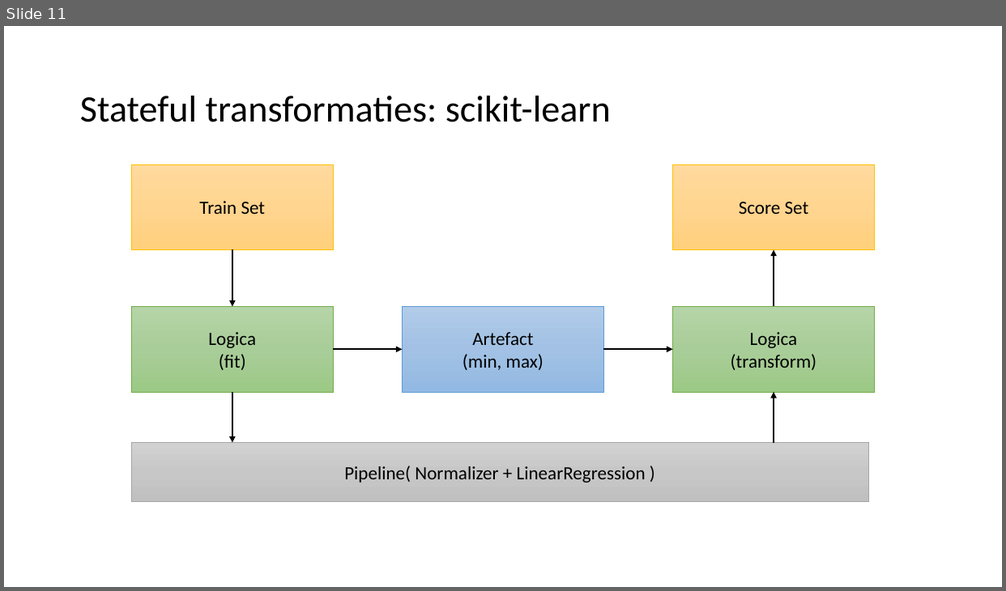
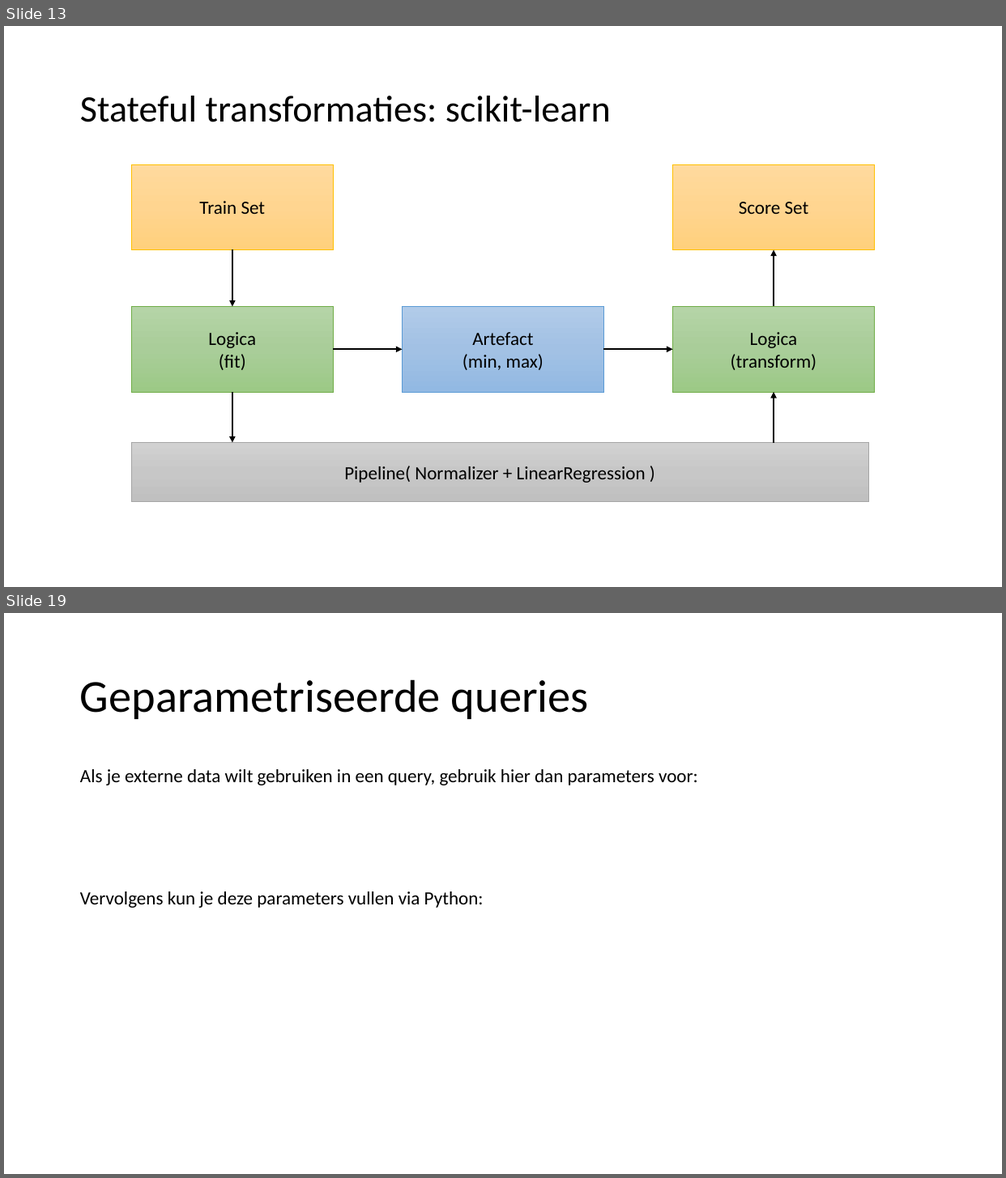
Before and after one commit to LFKoning/knowledge-sharing, a slide deck: sql/terugkom_ochtend/sql_terugkom_ochtend.pptx. Shown one above the other, each under a label of ours: slide 11 before the commit, slides 13 and 19 after it; the slides between them are not shown. The pictures are 1006x591 and 1006x1178 pixels, drawn with LibreOffice and Linux fonts; fonts in the diff are those of the drawing. Boxes give left, top, right and bottom in pixels: in the first picture for what was removed or moved away, otherwise in the second. Text is boxed around its words. In the diff, an @@ line names an element or a change of style, - is before the commit and + after.

```diff
--- a/sql/terugkom_ochtend/sql_terugkom_ochtend.pptx
+++ b/sql/terugkom_ochtend/sql_terugkom_ochtend.pptx
@@ slide 19 added at [4,613,1002,1174], background #FFFFFF @@
@@ title added at [80,679,589,719], 44 pt, text #000000 @@
+Geparametriseerde queries
@@ text added at [80,769,698,908], 18 pt, text #000000 @@
+Als je externe data wilt gebruiken in een query, gebruik hier dan parameters voor:
+Vervolgens kun je deze parameters vullen via Python:
@@ what was slide 11 is now slide 13 @@
```
Also in this commit, not shown: 2 slides changed, 5 other slides added, 10 other files.
